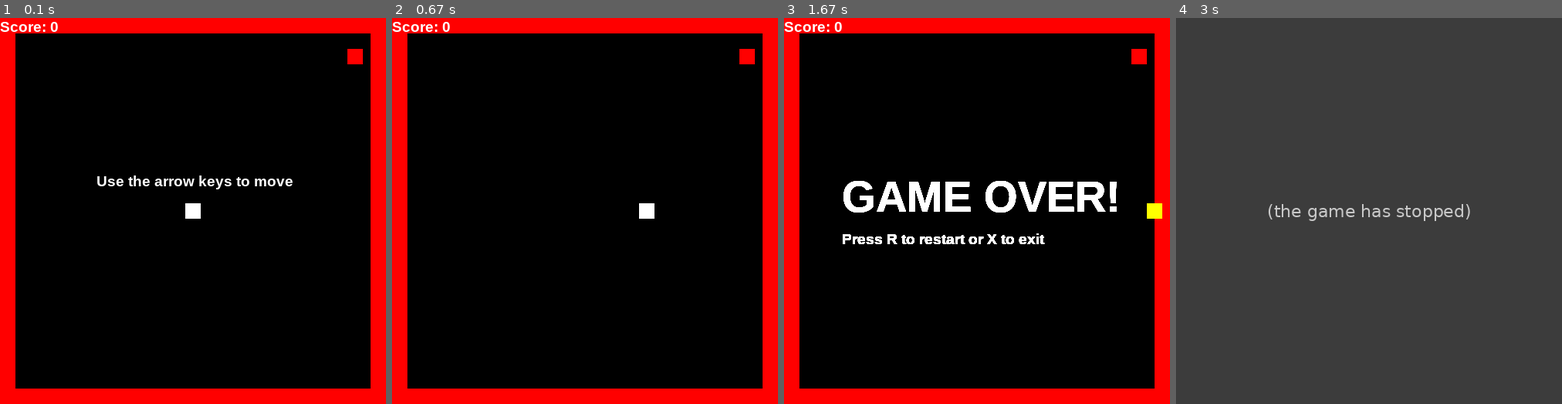
Above: before the commit, frames 1-4 (left to right).
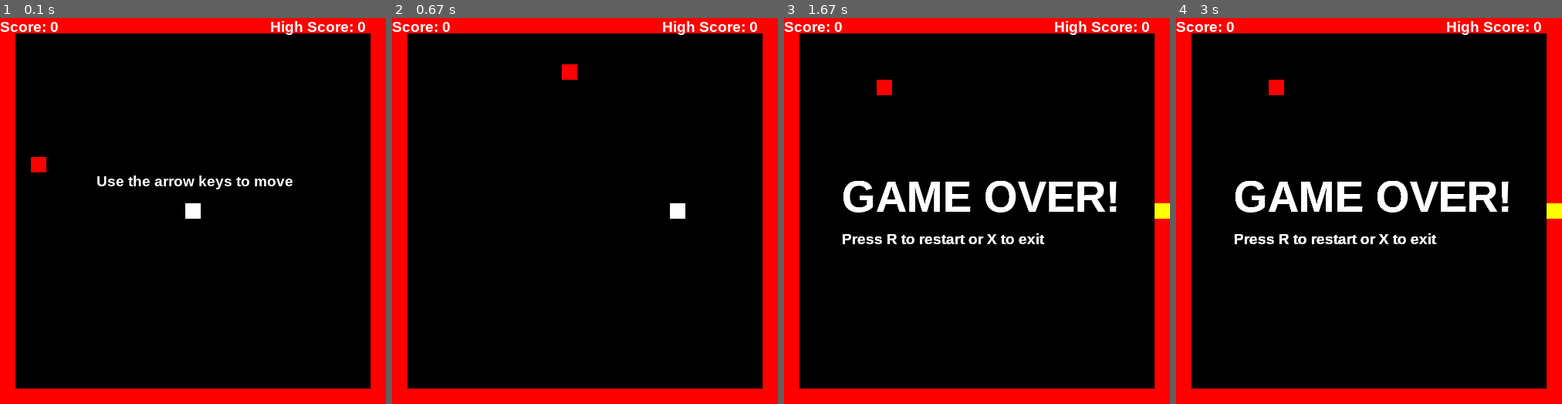
Above: after the commit, the same moments.

Repository: AndrewxWang/pygame-snake
Game: pygame game, started from game.py
Two runs of this game, one before a commit and one after it. Both use one fixed random seed, a clock stepped at 60 frames per second and the inputs below.
Inputs:
- Up to frame 1 (0.1 s): no input
- Up to frame 2 (0.67 s): hold R from 0.33 s (still down); hold Right from 0.33 s (still down)
- Up to frame 3 (1.67 s): release R at 0.8 s; release Right at 0.8 s; hold R 0.83-1.3 s; hold Right 0.83-1.3 s
- Up to frame 4 (3 s): tap X at 1.83 s

The runs differ from the first frame. In frame 1, 0.6% of the frame differs, in the area x 8-95%, y 0-40%; in frame 2, 1.0%; in frame 3, 1.5%; in frame 4, 100%, in the area x 0-100%, y 0-100%.
Before the commit the program exited at 1.83 s; later frames show no game.

Commit message:
Update game.py
fixed issues with movement
added snake length
fixed apple position issues

Diff:
--- a/game.py
+++ b/game.py
@@ -5,42 +5,59 @@
 
 win = pygame.display.set_mode((500,500))
 pygame.display.set_caption("Snake")
-
+print("Snake Remake by Andrew Wang")
 x = 240
 y = 240
 width = 20
 height = 20
-vel = 10
+vel = 20
 x_move = 0
 y_move = 0
 score = 0
+highscore = 0
 gameover = False
 play_again = True
 font = pygame.font.SysFont("Arial Black", 17)
-randx, randy = round(random.randint(20,460) / 10) * 10, round(random.randint(20,460) / 10) * 10
+snake = []
+
+def randxy():
+    randx, randy = -1, -1
+    while randx % 20 != 0:
+        randx = round(random.randint(20,460) / 10) * 10
+    while randy % 20 != 0:
+        randy = round(random.randint(20,460) / 10) * 10
+
+    return randx, randy
+randx, randy = randxy()
+
+def drawSnake():
+    global snake
+    for x1 in snake:
+        pygame.draw.rect(win, (255,255,255), (x1[0], x1[1], width, height))
 
 def drawApple():
     global randx, randy, score
-##    print(str(x) + " " + str(y))
-##    print(str(randx) + " " + str(randy))
     pygame.draw.rect(win, (255,0,0), (randx, randy, width, height))
     if randx == x and randy == y:
-        print("yes")
-        randx, randy = round(random.randint(20,460) / 10) * 10, round(random.randint(20,460) / 10) * 10
+        randx, randy = randxy()
         score+=1
 
 def resetStats():
-    global x, y ,x_move, y_move, score, randx, randy
+    global x, y ,x_move, y_move, score, randx, randy, snake
     x = 240
     y = 240
     x_move = 0
     y_move = 0
     score = 0
-    randx, randy = round(random.randint(20,460) / 10) * 10, round(random.randint(20,460) / 10) * 10
+    randx, randy = randxy()
+    snake.clear()
 
 def displayScore():
     label = font.render("Score: " + str(score), 1, (255,255,255))
     win.blit(label, (0, 0))
+    label2 = font.render("High Score: " + str(highscore), 1, (255,255,255))
+    win.blit(label2, (350, 0))
+
     pygame.display.update()
 
 def drawBorders():
@@ -58,43 +75,67 @@
 
 while play_again:
     if not gameover:
-        pygame.time.delay(40)
+        pygame.time.delay(60)
 
         for event in pygame.event.get():
             if event.type == pygame.QUIT:
                 gameover = True
             if event.type == pygame.KEYDOWN:
-                if event.key == pygame.K_LEFT:
+                if event.key == pygame.K_LEFT and x_move != vel:
                     x_move = -vel
                     y_move = 0
-                elif event.key == pygame.K_RIGHT:
+                elif event.key == pygame.K_RIGHT and x_move != -vel:
                     x_move = vel
                     y_move = 0
-                elif event.key == pygame.K_UP:
+                elif event.key == pygame.K_UP and y_move != vel:
+                    y_move = -vel
                     x_move = 0
-                    y_move = -vel
-                elif event.key == pygame.K_DOWN:
+
+                elif event.key == pygame.K_DOWN and y_move != -vel:
+                    y_move = vel
                     x_move = 0
-                    y_move = vel
+                elif event.key == pygame.K_r:
+                    resetStats()
         x+=x_move
         y+=y_move
         win.fill((0,0,0))
         gameover = checkDeath()
         drawBorders()
         pygame.draw.rect(win, (255,255,255), (x, y, width, height))
+
         drawApple()
         if x_move == 0 and y_move == 0:
             label = font.render("Use the arrow keys to move", 1, (255,255,255))
             win.blit(label, (125, 200))
+
+        if score > highscore:
+            highscore = score
         displayScore()
+
+        snakeLen = []
+        snakeLen.append(x)
+        snakeLen.append(y)
+        snake.append(snakeLen)
+
+        if len(snake) > score+1:
+            del snake[0]
+
+        for x1 in snake[:-1]:
+            if x1 == snakeLen:
+                gameover = True
+        drawSnake()
+
         pygame.display.update()
     else:
+        pygame.draw.rect(win, (255,255,0), (x, y, width, height))
         pygame.time.delay(30)
-
-        pygame.draw.rect(win, (255,255,0), (x, y, width, height))
         font2 = pygame.font.SysFont("Arial Black", 50)
         label = font2.render("GAME OVER!", 1, (255,255,255))
         label2 = font.render("Press R to restart or X to exit", 1,  (255,255,255))
+        label_1 = font2.render("GAME OVER!", 1, (0,0,0))
+        label_2 = font.render("Press R to restart or X to exit", 1,  (0,0,0))
+        win.blit(label_1, (76,201))
+        win.blit(label_2, (76,276))
         win.blit(label, (75, 200))
         win.blit(label2, (75,275))
         pygame.display.update()
@@ -108,4 +149,7 @@
                     gameover = False
                 elif event.key == pygame.K_x:
                     play_again = False
+print("Thanks for playing!")
+time.sleep(2)
+
 pygame.quit()
